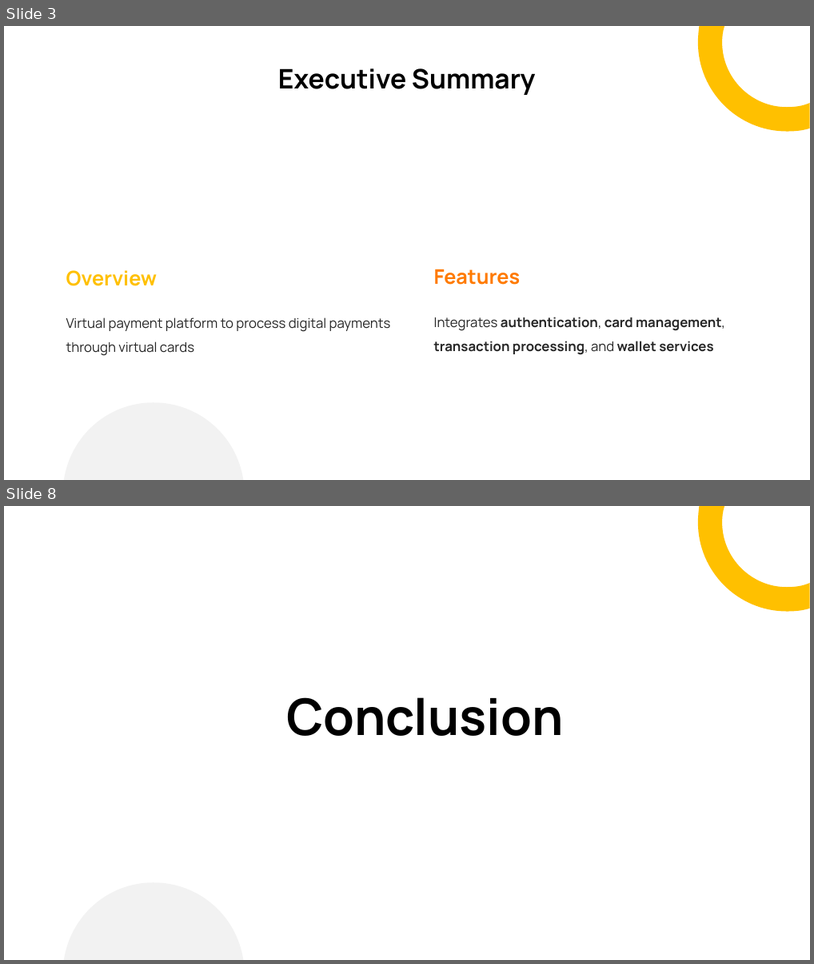
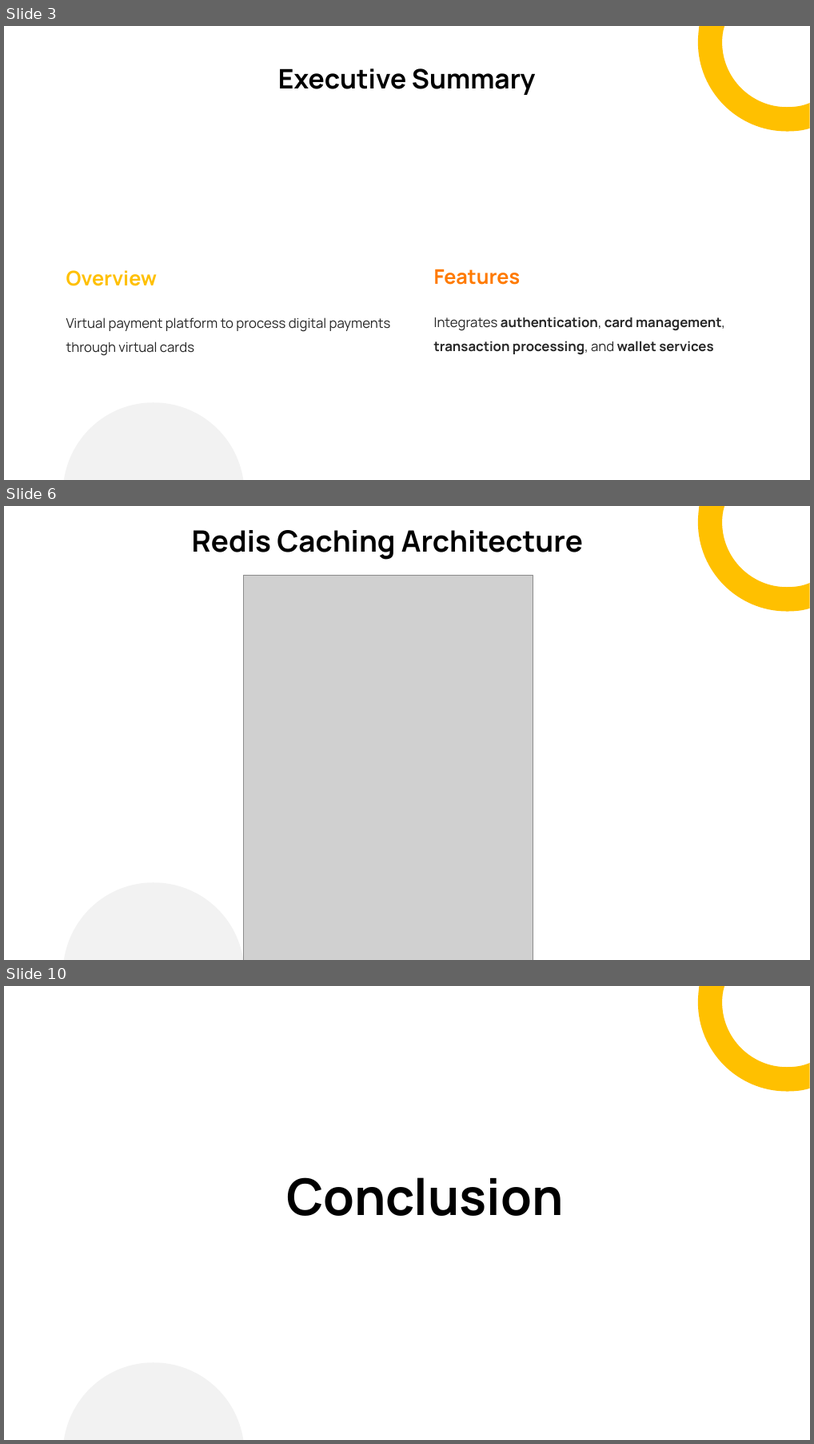
Before and after one commit to SamanthaNK/software-architecture-2025-2026, a slide deck: LAB1/Virtual Payment Platform System Architecture Overview.pptx. Shown one above the other, each under a label of ours: slides 3 and 8 before the commit, slides 3, 6 and 10 after it; the slides between them are not shown. The pictures are 814x964 and 814x1444 pixels, drawn with LibreOffice and Linux fonts; fonts in the diff are those of the drawing; grey boxes stand for pictures. Boxes give left, top, right and bottom in pixels: in the first picture for what was removed or moved away, otherwise in the second. Text is boxed around its words. In the diff, an @@ line names an element or a change of style, - is before the commit and + after.

```diff
--- a/LAB1/Virtual Payment Platform System Architecture Overview.pptx
+++ b/LAB1/Virtual Payment Platform System Architecture Overview.pptx
@@ slide 6 added at bbox=[4, 506, 810, 960], background #FFFFFF; not listed: 2 template elements that a slide beside it also shows @@
@@ text added at bbox=[192, 530, 583, 560], 35 pt, text #000000, bold @@
+Redis Caching Architecture
@@ picture added at bbox=[243, 575, 534, 960] @@
@@ what was slide 8 is now slide 10 @@
```
Also in this commit, not shown: 1 slide changed, 4 other slides added, 3 slides removed.
